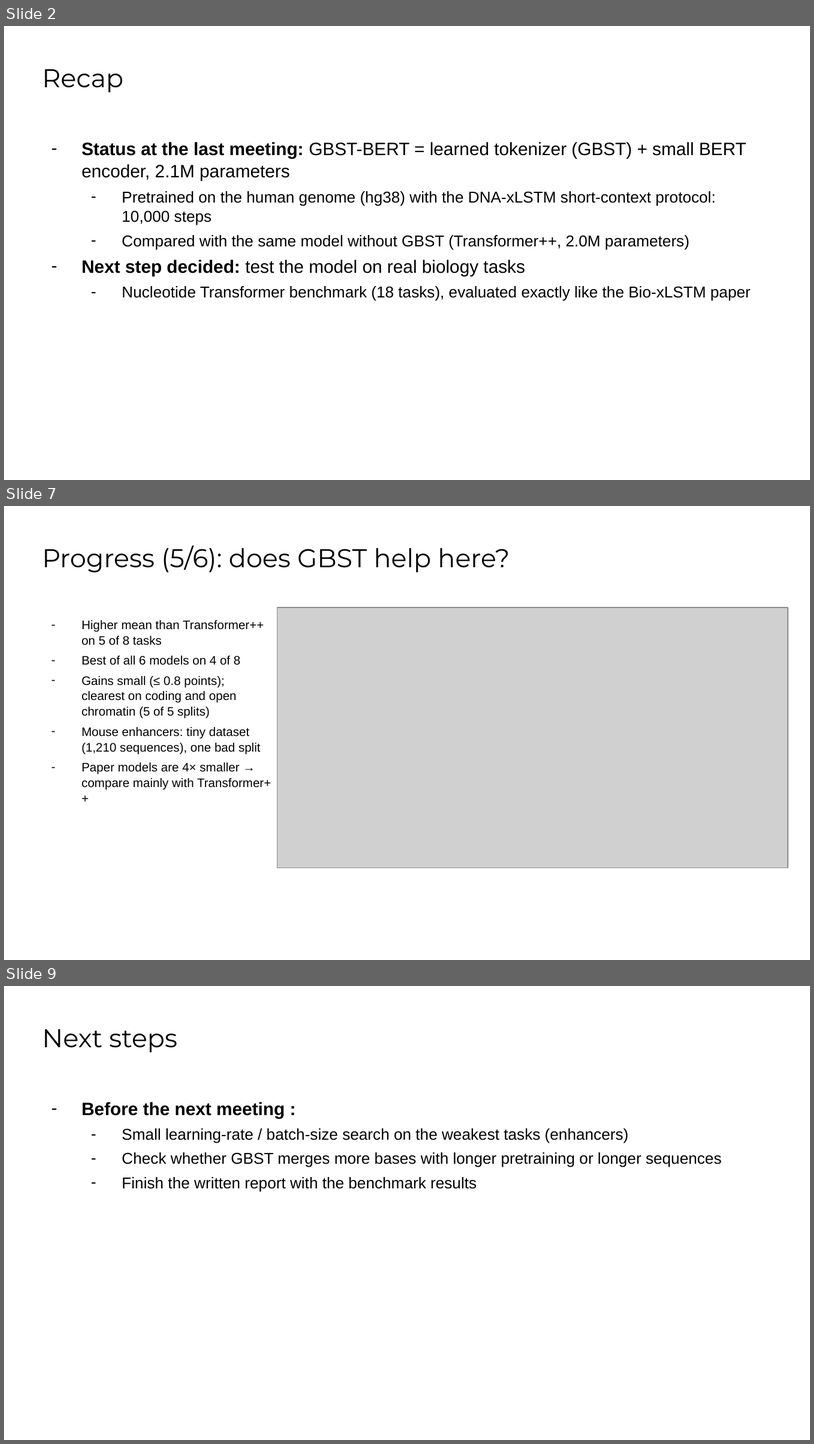
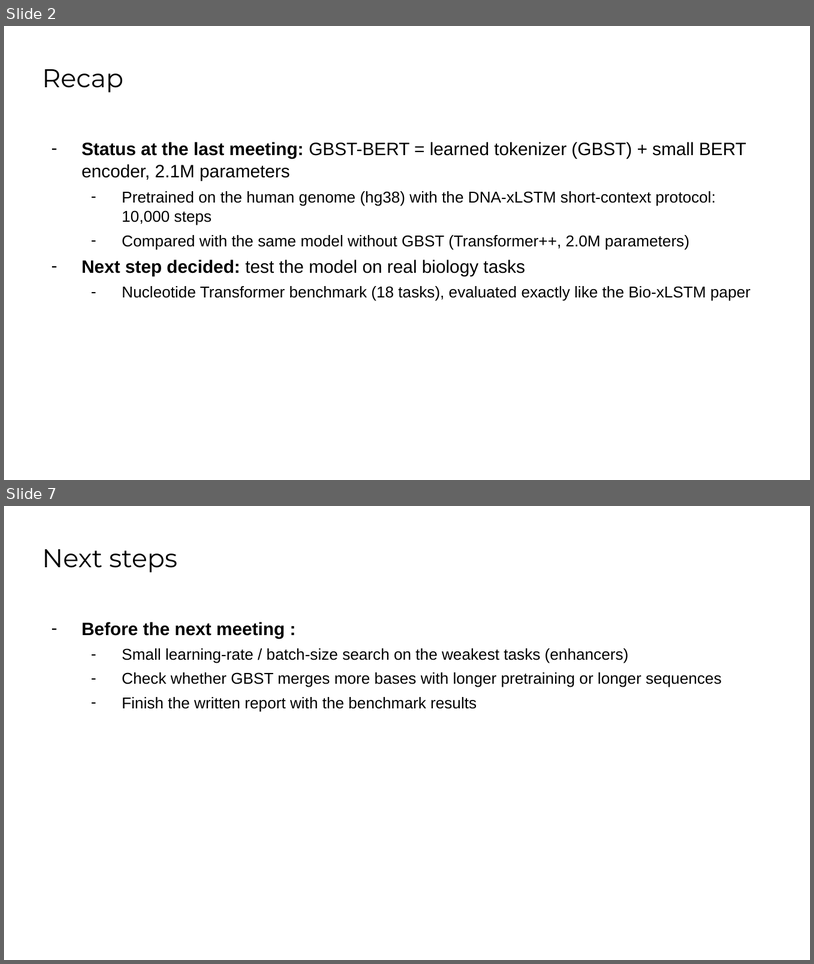
Before and after one commit to OMAR622-ai/dna-xlstm-charna, a slide deck: docs/meetings/2026-11_meeting/Progress_Meeting_Omar_Mohamed.pptx. Shown one above the other, each under a label of ours: slides 2, 7 and 9 before the commit, slides 2 and 7 after it; the slides between them are not shown. The pictures are 814x1444 and 814x964 pixels, drawn with LibreOffice and Linux fonts; fonts in the diff are those of the drawing; grey boxes stand for pictures; background and template pictures are left out. Boxes give left, top, right and bottom in pixels: in the first picture for what was removed or moved away, otherwise in the second. Text is boxed around its words. In the diff, an @@ line names an element or a change of style, - is before the commit and + after.

```diff
--- a/docs/meetings/2026-11_meeting/Progress_Meeting_Omar_Mohamed.pptx
+++ b/docs/meetings/2026-11_meeting/Progress_Meeting_Omar_Mohamed.pptx
@@ slide 7 removed at (4, 506, 810, 960), background #FFFFFF @@
@@ title removed at (42, 546, 510, 573) @@
-Progress (5/6): does GBST help here?
@@ picture removed at (278, 607, 789, 868) @@
@@ text removed at (81, 620, 271, 790) @@
-– Higher mean than Transformer++ on 5 of 8 tasks
-– Best of all 6 models on 4 of 8
-– Gains small (≤ 0.8 points); clearest on coding and open chromatin (5 of 5 splits)
-– Mouse enhancers: tiny dataset (1,210 sequences), one bad split
-– Paper models are 4× smaller → compare mainly with Transformer++
@@ what was slide 9 is now slide 7 @@
```
Also in this commit, not shown: 4 slides changed, 1 other slide removed, 2 other files.
